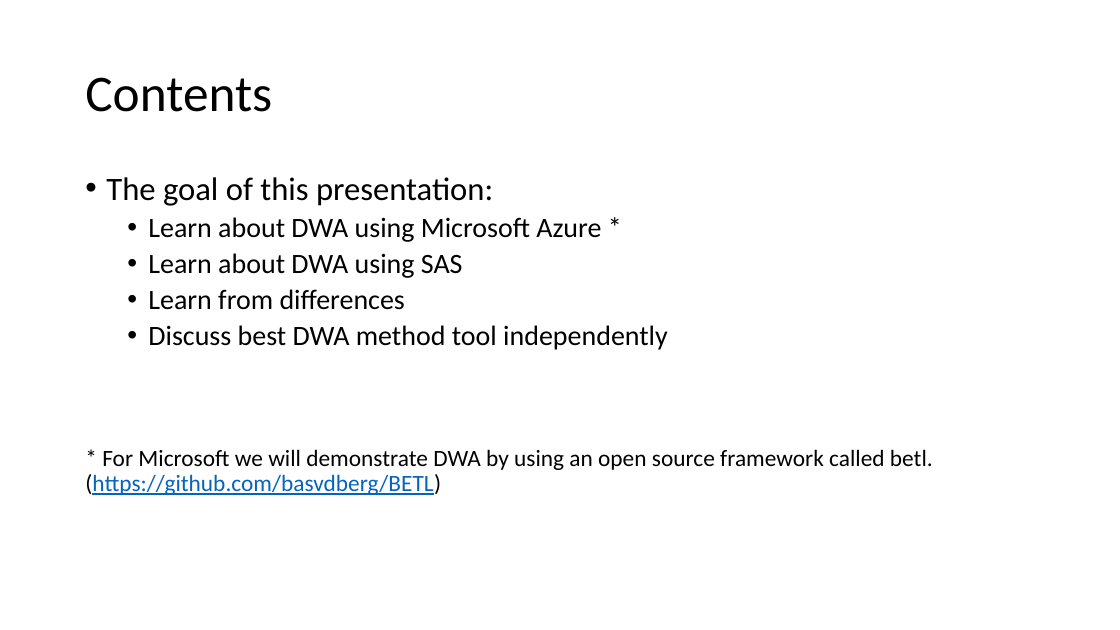
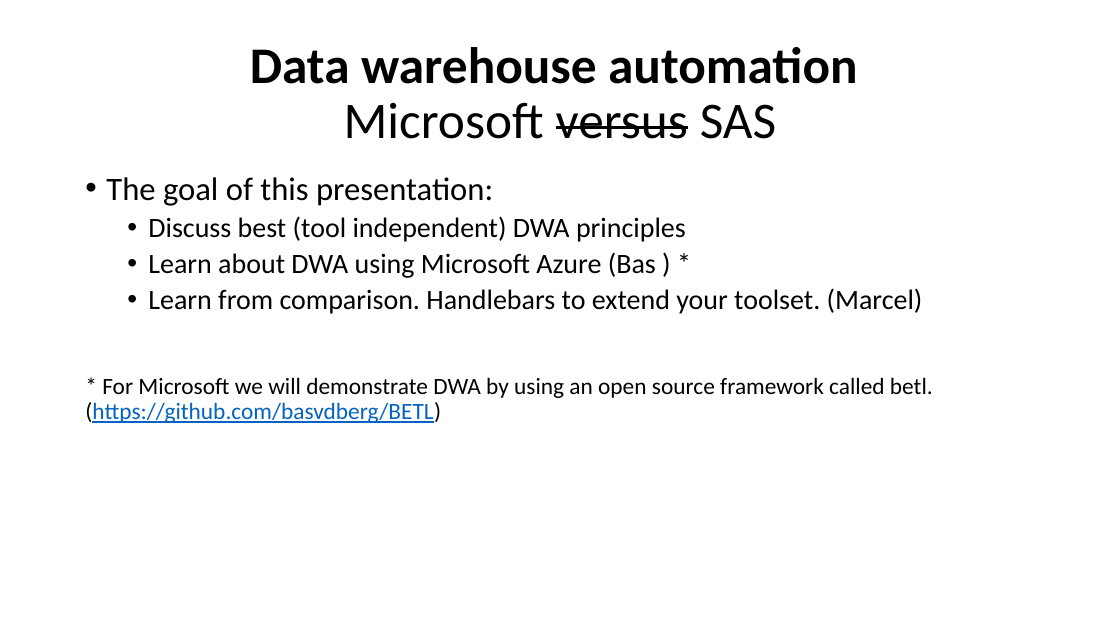
Before and after one commit to basvdberg/BETL, a slide deck: slide 2 of image/dwa_sas_vs_microsoft.pptx. Drawn at 1120x630 pixels with LibreOffice and Linux fonts; fonts in the diff are those of the drawing. Boxes give left, top, right and bottom in pixels: in the first picture for what was removed or moved away, otherwise in the second. Text is boxed around its words. In the diff, an @@ line names an element or a change of style, - is before the commit and + after.

```diff
--- a/image/dwa_sas_vs_microsoft.pptx
+++ b/image/dwa_sas_vs_microsoft.pptx
@@ title at (250,47,857,139): text changed; bold on @@
-Contents
+Data warehouse automation
+Microsoft versus SAS
@@ text at (148,216,923,314): text changed @@
-  • Learn about DWA using Microsoft Azure *
-  • Learn about DWA using SAS
-  • Learn from differences
-  • Discuss best DWA method tool independently
+  • Discuss best (tool independent) DWA principles
+  • Learn about DWA using Microsoft Azure (Bas ) *
+  • Learn from comparison. Handlebars to extend your toolset. (Marcel)
```
Also in this commit, not shown: 6 other slides changed, 12 slides added, 10 slides removed, 2 other files.
